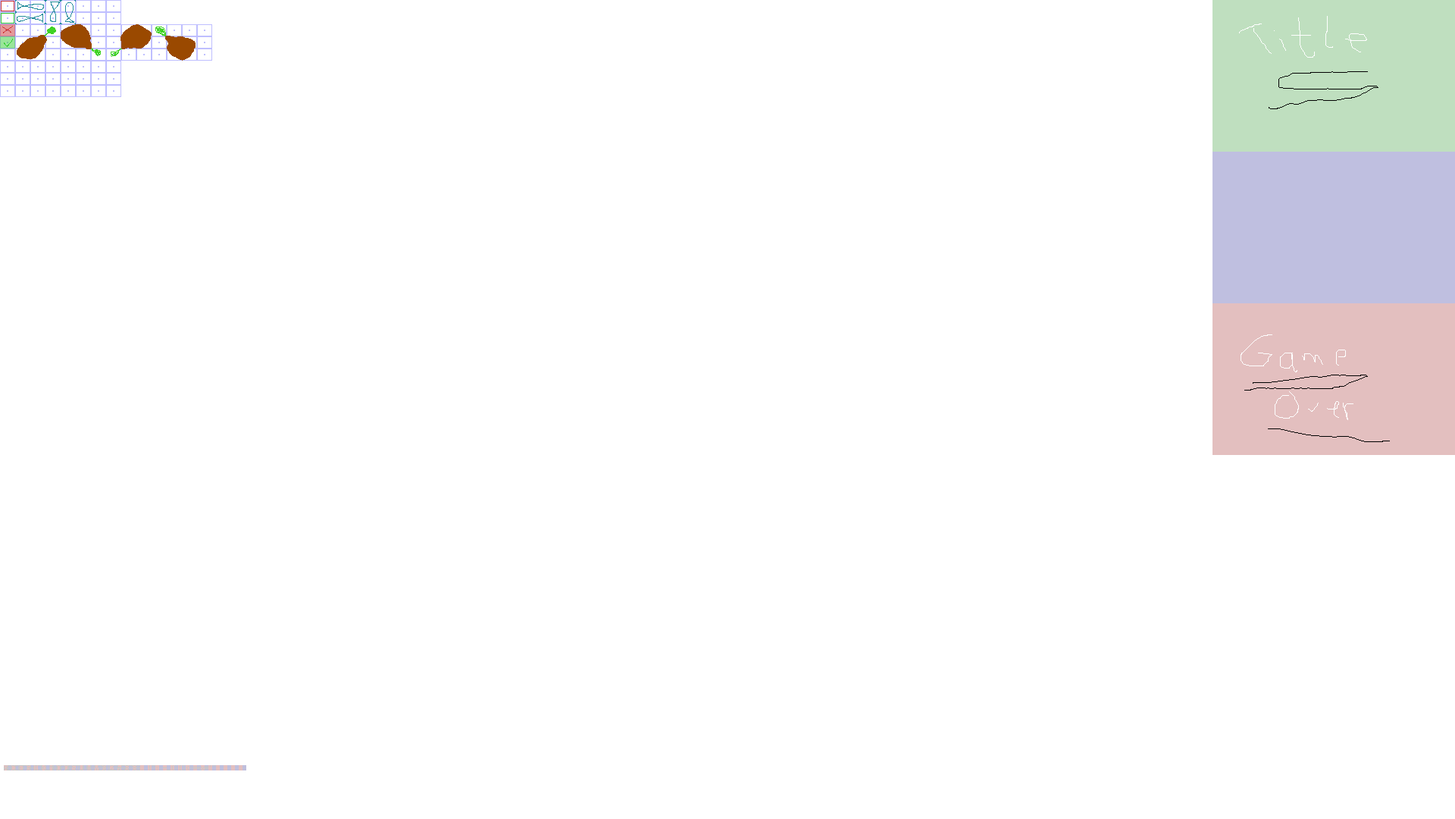
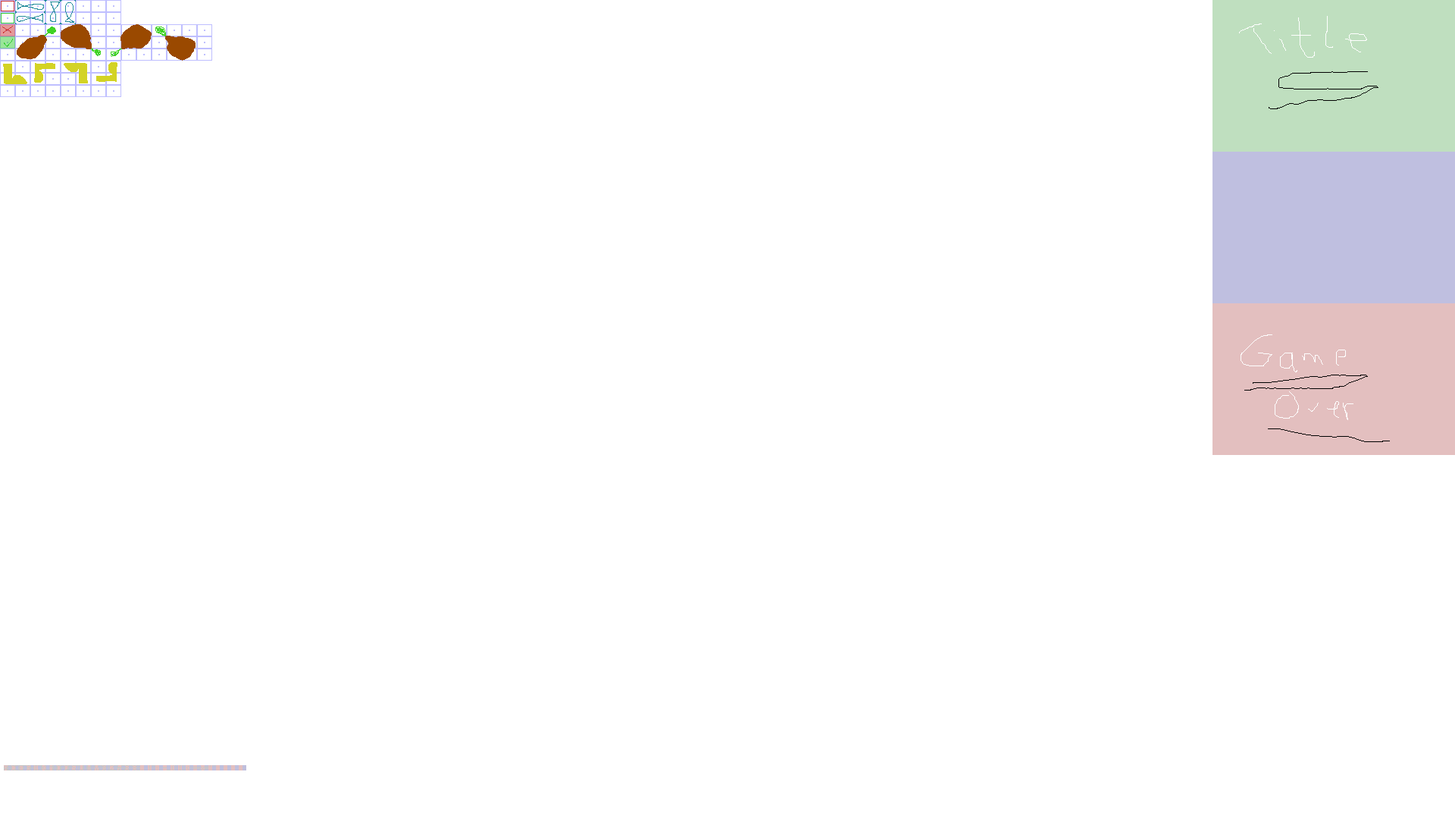
Before/after of a 1455px x 819px layered artwork. What changed in the layer stack:
painted on "pizzagrid" over (3, 62, 118, 85)
